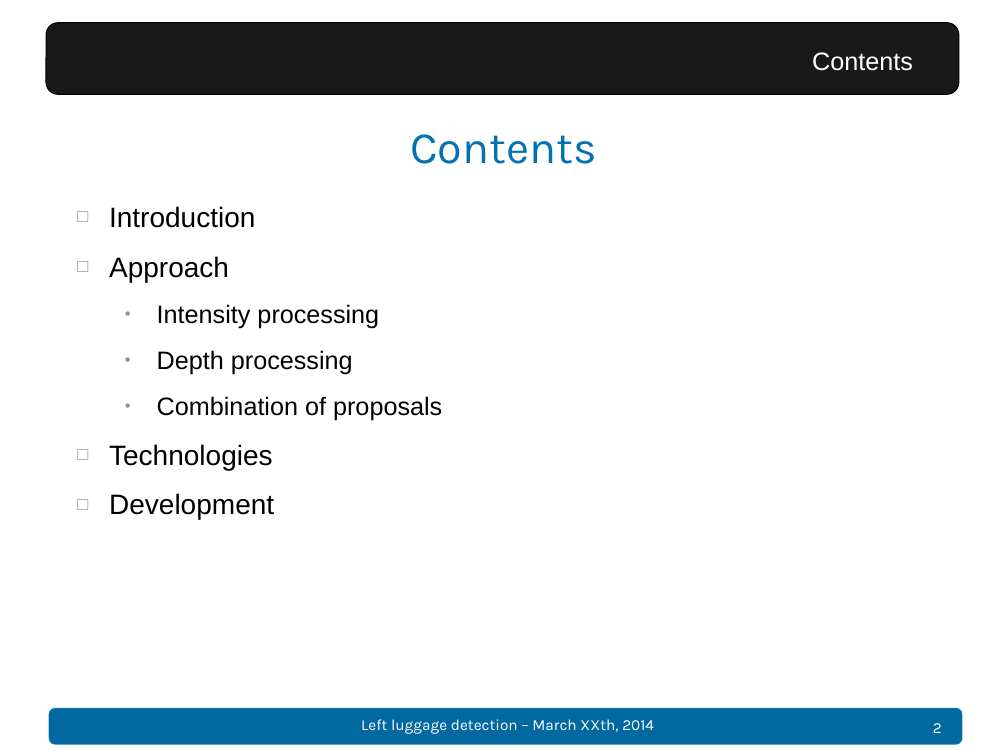
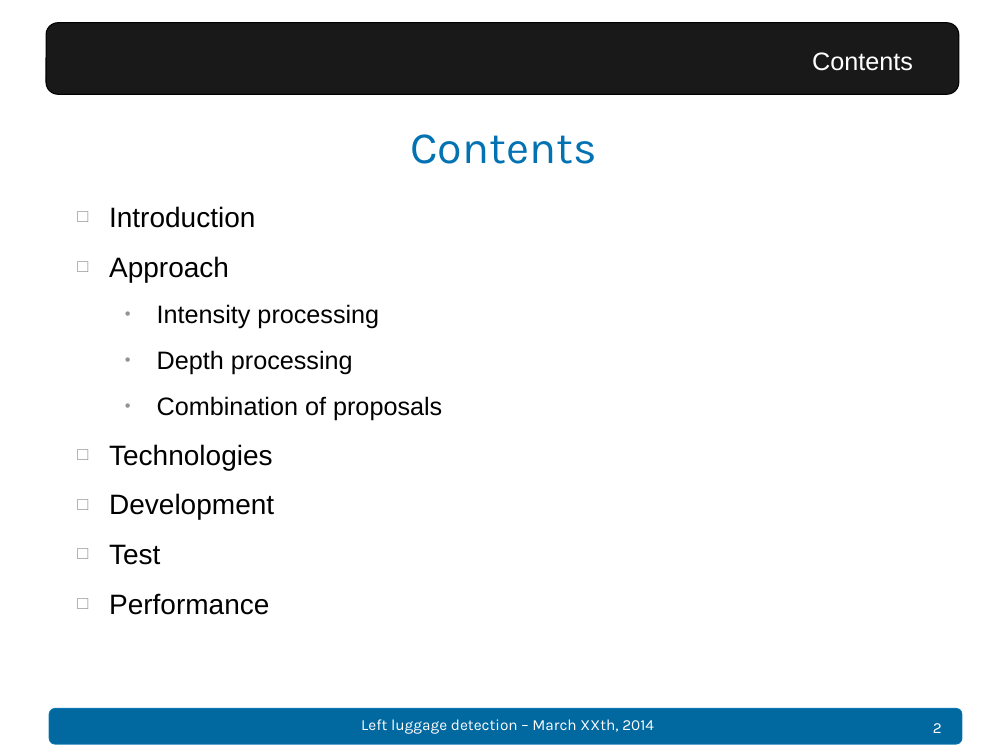
Before and after one commit to Dining-Engineers/left-luggage-detection, a slide deck: slide 2 of docs/Presentation - Left luggage detection.pptx. Drawn at 1008x756 pixels with LibreOffice and Linux fonts; fonts in the diff are those of the drawing; background and template pictures are left out. Boxes give left, top, right and bottom in pixels: in the first picture for what was removed or moved away, otherwise in the second. Text is boxed around its words. In the diff, an @@ line names an element or a change of style, - is before the commit and + after.

Commit message:
presentation

```diff
--- a/docs/Presentation - Left luggage detection.pptx
+++ b/docs/Presentation - Left luggage detection.pptx
@@ text at (109,544,269,615): paragraphs added @@
+□ Test
+□ Performance
```
